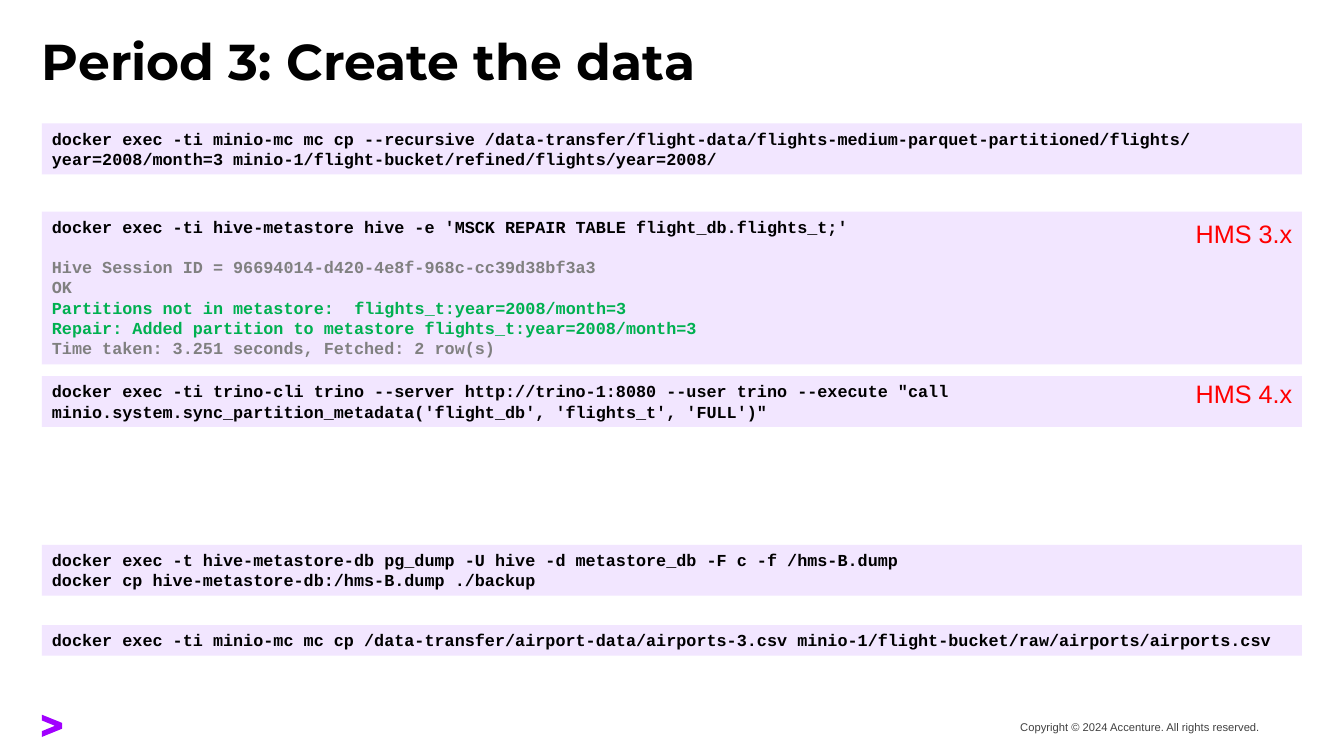
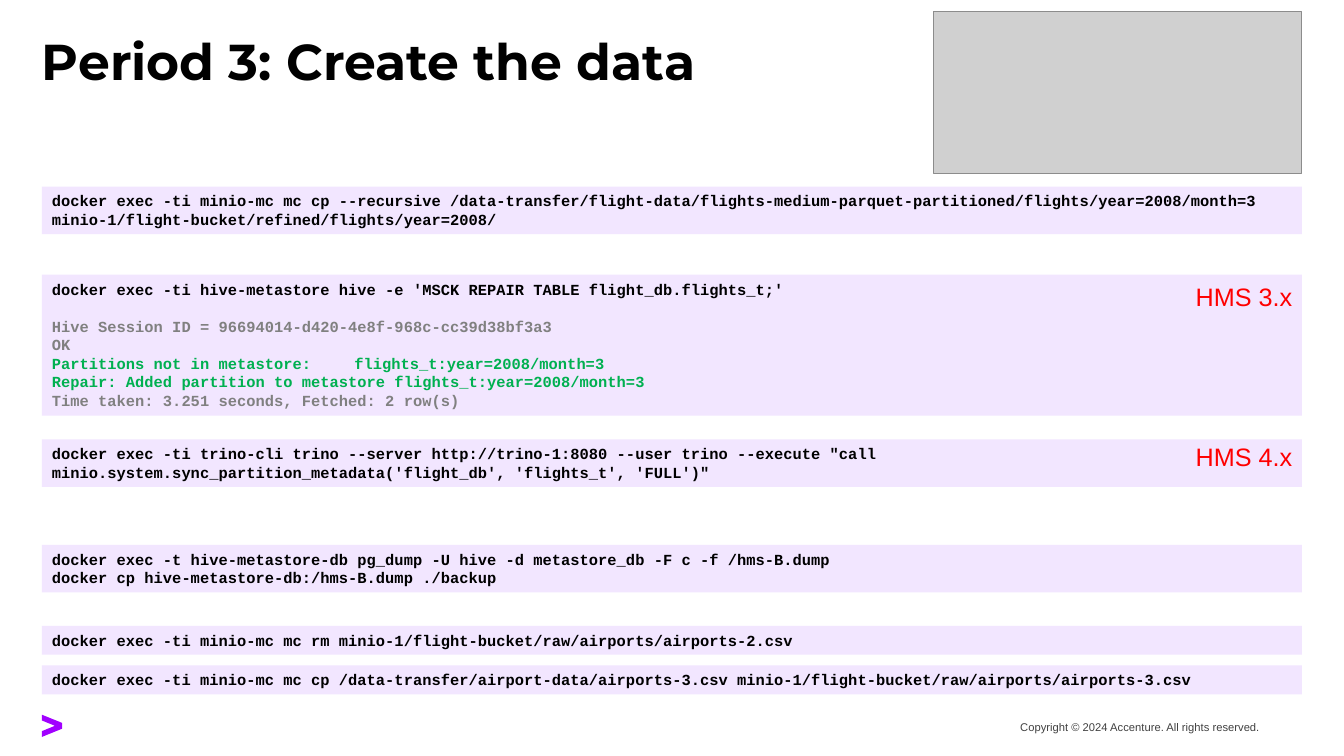
Before and after one commit to tasos71/hms-restore-test, a slide deck: slide 13 of hive-metastore-backup-restore-test.pptx. Drawn at 1344x756 pixels with LibreOffice and Linux fonts; fonts in the diff are those of the drawing; grey boxes stand for pictures. Boxes give left, top, right and bottom in pixels: in the first picture for what was removed or moved away, otherwise in the second. Text is boxed around its words. In the diff, an @@ line names an element or a change of style, - is before the commit and + after.

```diff
--- a/hive-metastore-backup-restore-test.pptx
+++ b/hive-metastore-backup-restore-test.pptx
@@ picture added at [934,11,1302,173] @@
@@ size 12 to 11 pt in 4 elements at [42,544,1303,592], [42,275,1303,416], [42,440,1303,487], [42,187,1303,234] @@
@@ rectangle "docker exec -ti hive-metastore hive ...": place and size @@
-rectangle "docker exec -ti hive-metastore hive ..." at [42,212,1303,364]
+rectangle "docker exec -ti hive-metastore hive ..." at [42,275,1303,416]
@@ text "HMS 3.x": place and size @@
-text "HMS 3.x" at [1196,225,1293,244]
+text "HMS 3.x" at [1196,288,1293,307]
@@ 2 rectangles, 1 text: place and size @@
-2 rectangles, 1 text at [42,123,1303,426]
+2 rectangles, 1 text at [42,187,1303,487]
@@ rectangle added at [42,626,1303,655], fill #F2E6FF, 11 pt, text #000000, bold @@
+docker exec -ti minio-mc mc rm minio-1/flight-bucket/raw/airports/airports-2.csv
@@ rectangle "docker exec -ti minio-mc mc ...": place and size @@
-rectangle "docker exec -ti minio-mc mc ..." at [42,625,1303,655]
+rectangle "docker exec -ti minio-mc mc ..." at [42,665,1303,695]
@@ text in rectangle at [52,674,1191,689]: text changed; size 12 to 11 pt @@
-docker exec -ti minio-mc mc cp /data-transfer/airport-data/airports-3.csv minio-1/flight-bucket/raw/airports/airports.csv
+docker exec -ti minio-mc mc cp /data-transfer/airport-data/airports-3.csv minio-1/flight-bucket/raw/airports/airports-3.csv
```
Also in this commit, not shown: 17 other slides changed, 5 other files.
